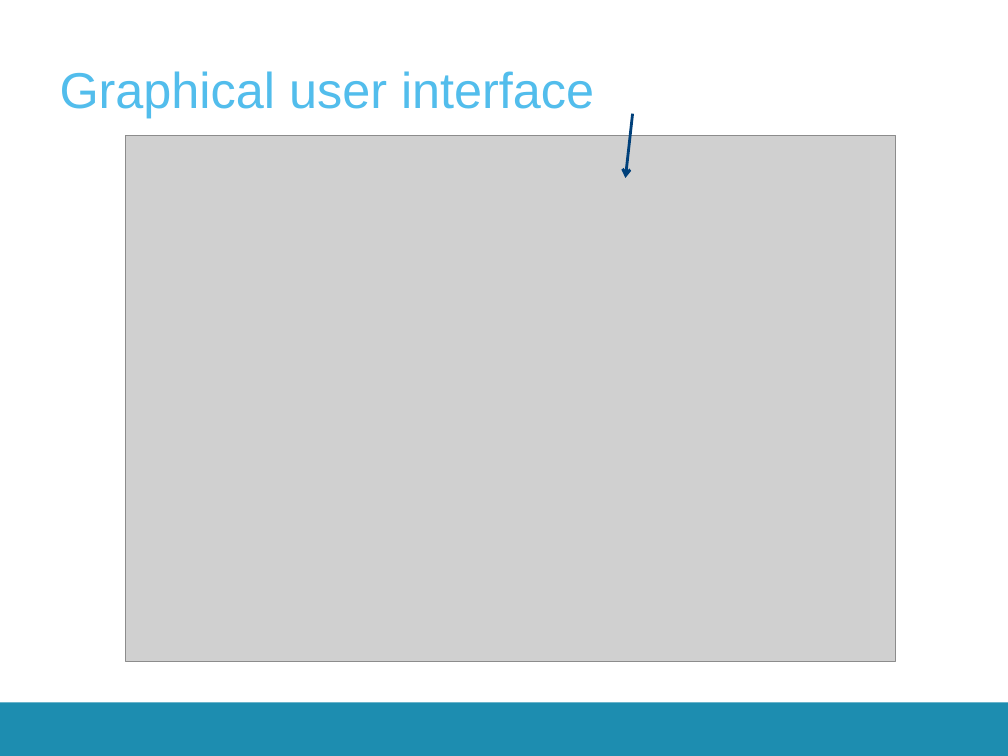
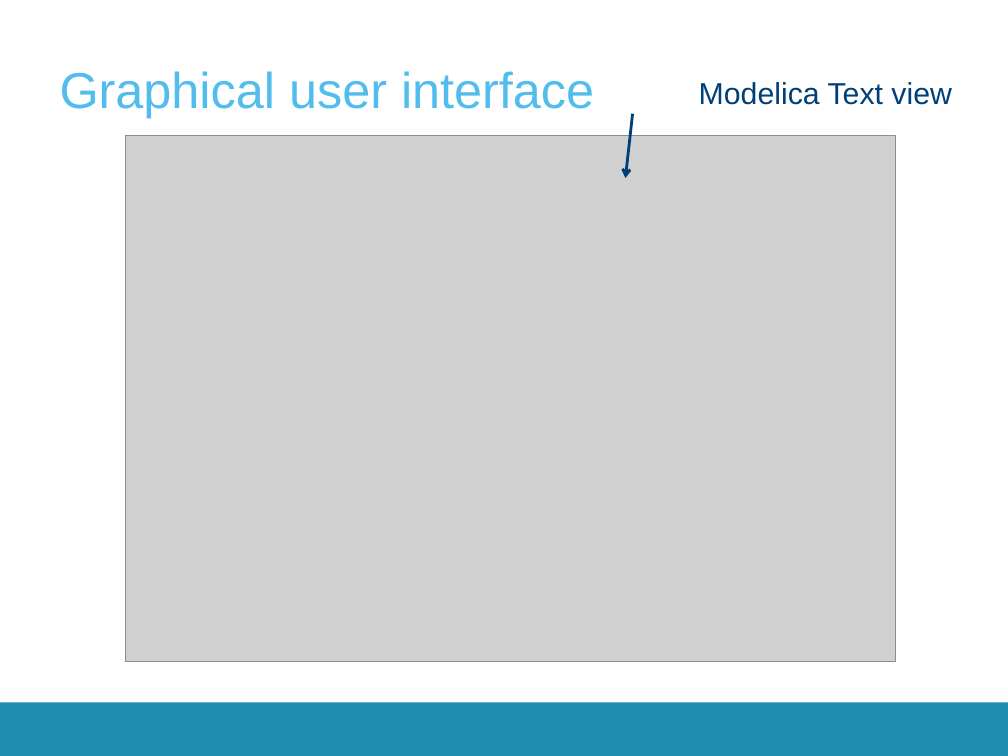
Before and after one commit to open-ideas/__CrashCourse__, a slide deck: slide 18 of 2017-2018/Presentations/CrashCourse_2016.pptx (slide 16 before the commit). Drawn at 1008x756 pixels with LibreOffice and Linux fonts; fonts in the diff are those of the drawing; grey boxes stand for pictures; background and template pictures are left out. Boxes give left, top, right and bottom in pixels: in the first picture for what was removed or moved away, otherwise in the second. Text is boxed around its words. In the diff, an @@ line names an element or a change of style, - is before the commit and + after.

```diff
--- a/2017-2018/Presentations/CrashCourse_2016.pptx
+++ b/2017-2018/Presentations/CrashCourse_2016.pptx
@@ text added at [699,82,952,105], 24 pt, text #00407A @@
+Modelica Text view
```
Also in this commit, not shown: 14 other slides changed, 14 slides added, 10 slides removed.
